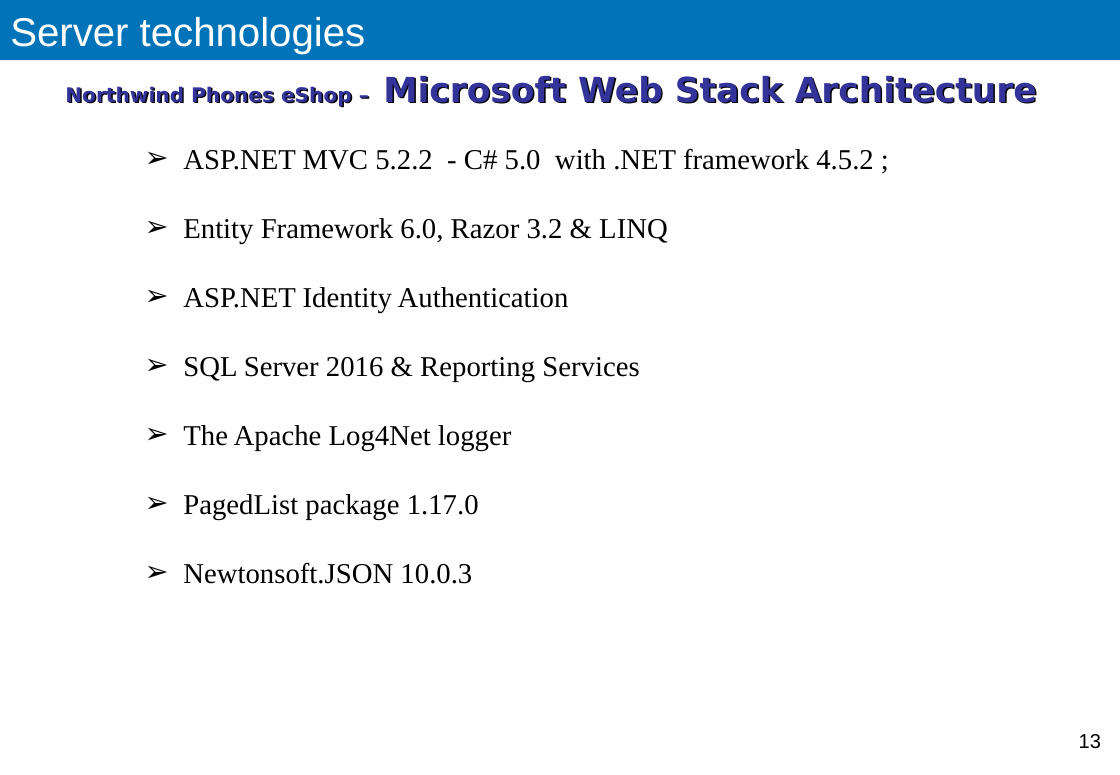
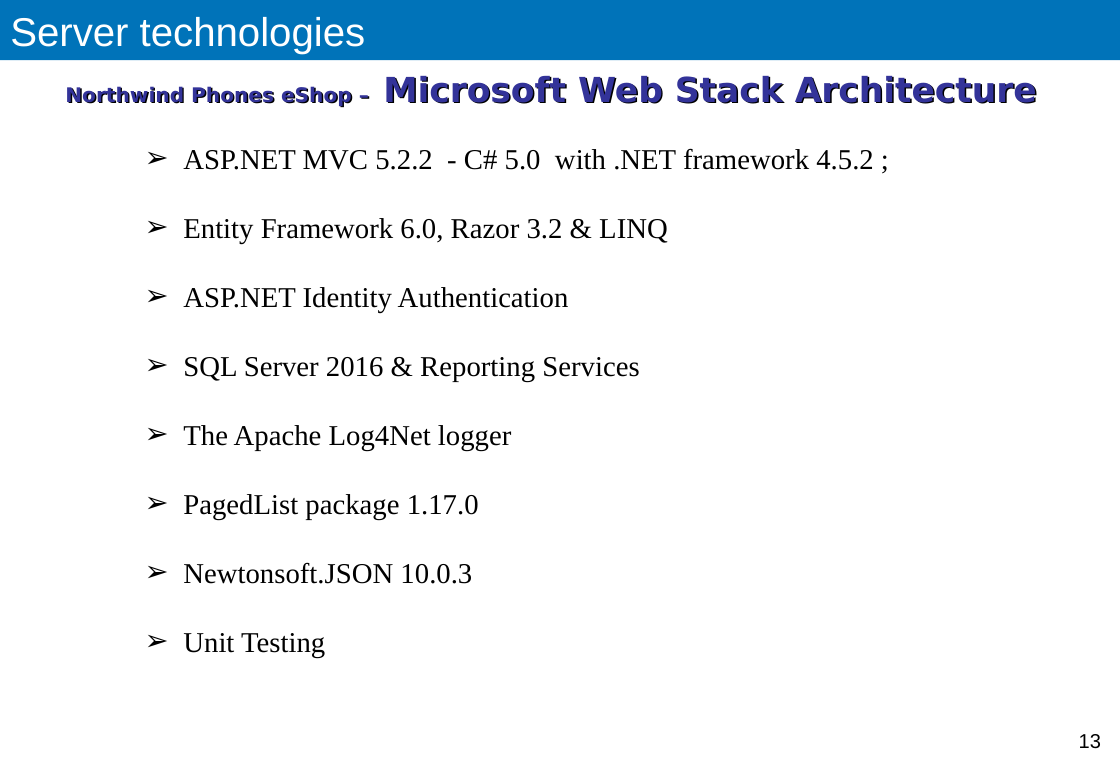
Before and after one commit to sorryb/Northwind, a slide deck: slide 13 of Documents/Application.Architecture.pptx. Drawn at 1120x775 pixels with LibreOffice and Linux fonts; fonts in the diff are those of the drawing. Boxes give left, top, right and bottom in pixels: in the first picture for what was removed or moved away, otherwise in the second. Text is boxed around its words. In the diff, an @@ line names an element or a change of style, - is before the commit and + after.

Commit message:
adaugat unit testing in prezentare

```diff
--- a/Documents/Application.Architecture.pptx
+++ b/Documents/Application.Architecture.pptx
@@ text at (183, 633, 325, 657): paragraph added @@
+➢ Unit Testing
```
Also in this commit, not shown: 2 other slides changed, 3 slides added, 1 slide removed.
